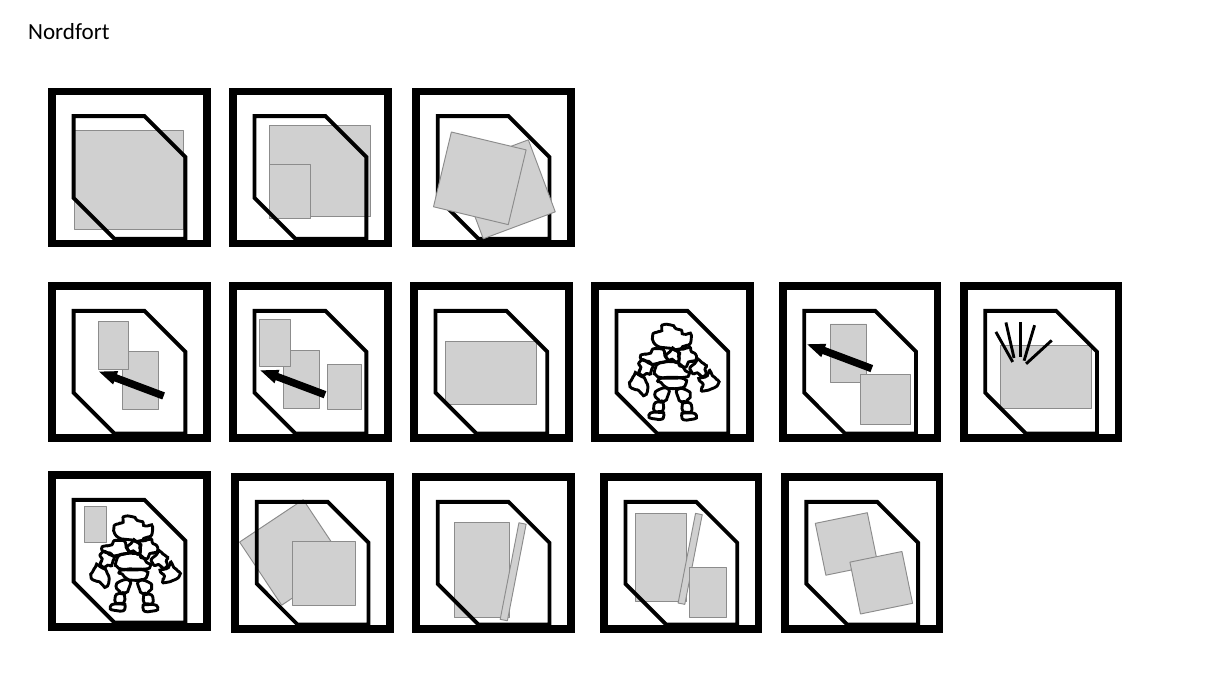
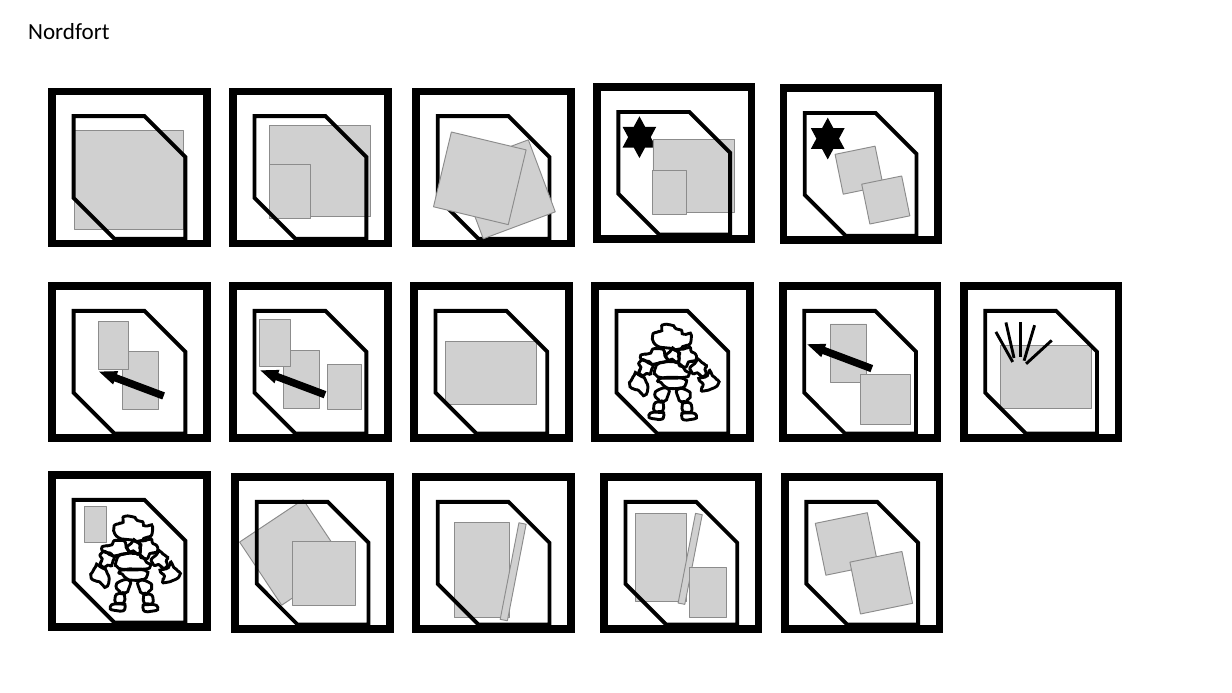
Before and after one commit to alexliuhust/JS_ChessGames, a slide deck: slide 2 of image process/drawings.pptx. Drawn at 1232x693 pixels with LibreOffice and Linux fonts; fonts in the diff are those of the drawing; grey boxes stand for pictures. Boxes give left, top, right and bottom in pixels: in the first picture for what was removed or moved away, otherwise in the second. Text is boxed around its words. In the diff, an @@ line names an element or a change of style, - is before the commit and + after.

```diff
--- a/image process/drawings.pptx
+++ b/image process/drawings.pptx
@@ rectangle added at box(597, 87, 751, 239), outline #000000 6 pt @@
@@ rectangle added at box(784, 89, 938, 241), outline #000000 6 pt @@
@@ snip diag rect added at box(618, 112, 730, 235), outline #000000 3 pt @@
@@ star added at box(624, 117, 655, 156), fill #000000, outline #000000 1 pt @@
@@ snip diag rect added at box(805, 113, 917, 236), outline #000000 3 pt @@
@@ star added at box(812, 119, 844, 158), fill #000000, outline #000000 1 pt @@
@@ picture added at box(653, 140, 735, 213) @@
@@ picture added at box(836, 146, 884, 194) @@
@@ picture added at box(653, 171, 687, 214) @@
@@ picture added at box(862, 176, 910, 224) @@
```
Also in this commit, not shown: 2 other slides changed, 6 other files.
